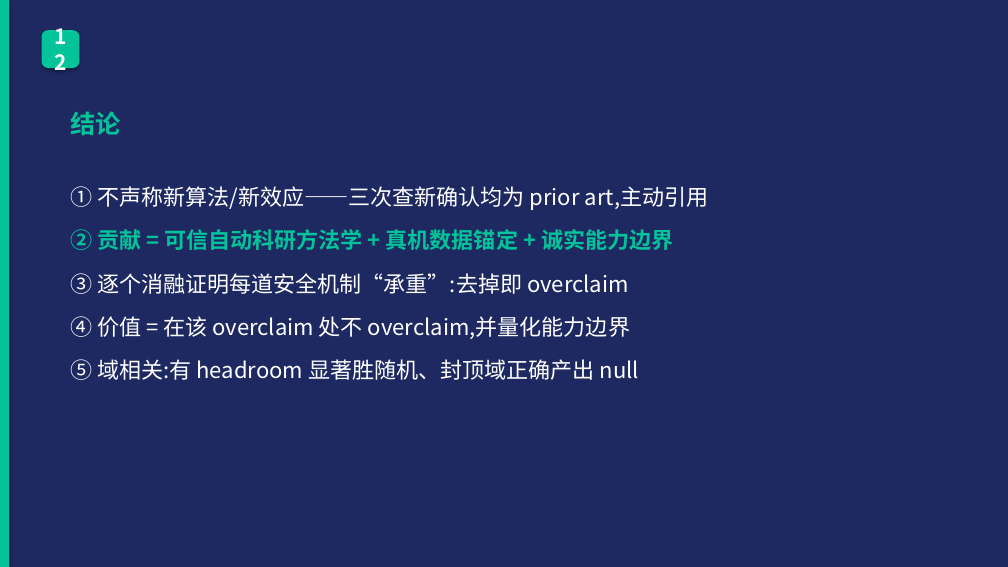
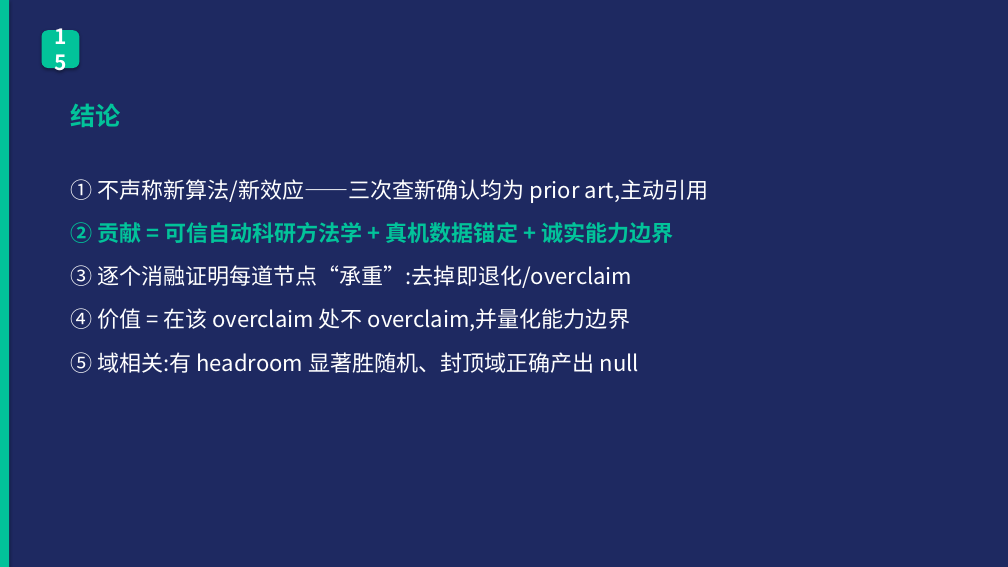
Before and after one commit to wbz0429/PathPlanningwithEnergy, a slide deck: slide 16 of autoresearch/energy_m100/experiments/midterm_defense.pptx (slide 13 before the commit). Drawn at 1008x567 pixels with LibreOffice and Linux fonts; fonts in the diff are those of the drawing. Boxes give left, top, right and bottom in pixels: in the first picture for what was removed or moved away, otherwise in the second. Text is boxed around its words. In the diff, an @@ line names an element or a change of style, - is before the commit and + after.

```diff
--- a/autoresearch/energy_m100/experiments/midterm_defense.pptx
+++ b/autoresearch/energy_m100/experiments/midterm_defense.pptx
@@ text in rounded rectangle at [42,30,79,68]: text changed @@
-12
+15
@@ text "结论": place and size @@
-text "结论" at [70,111,120,135]
+text "结论" at [70,103,120,127]
@@ text "① 不声称新算法/新效应——三次查新确认均为 prior art,主动引用": place and size @@
-text "① 不声称新算法/新效应——三次查新确认均为 prior art,主动引用" at [70,186,709,380]
+text "① 不声称新算法/新效应——三次查新确认均为 prior art,主动引用" at [70,179,709,373]
@@ text at [70,265,632,288]: text changed @@
-③ 逐个消融证明每道安全机制“承重”:去掉即 overclaim
+③ 逐个消融证明每道节点“承重”:去掉即退化/overclaim
```
Also in this commit, not shown: 16 other slides changed, 4 slides added, 1 other file.
